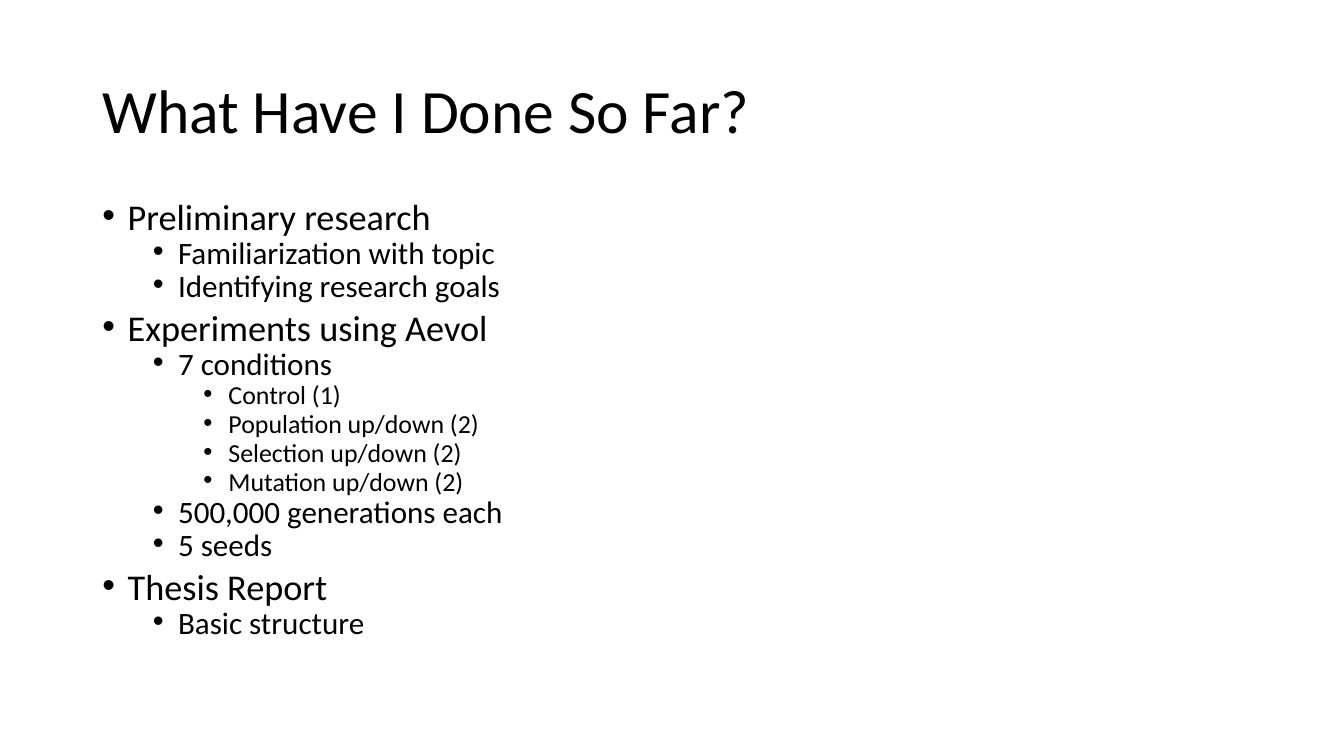
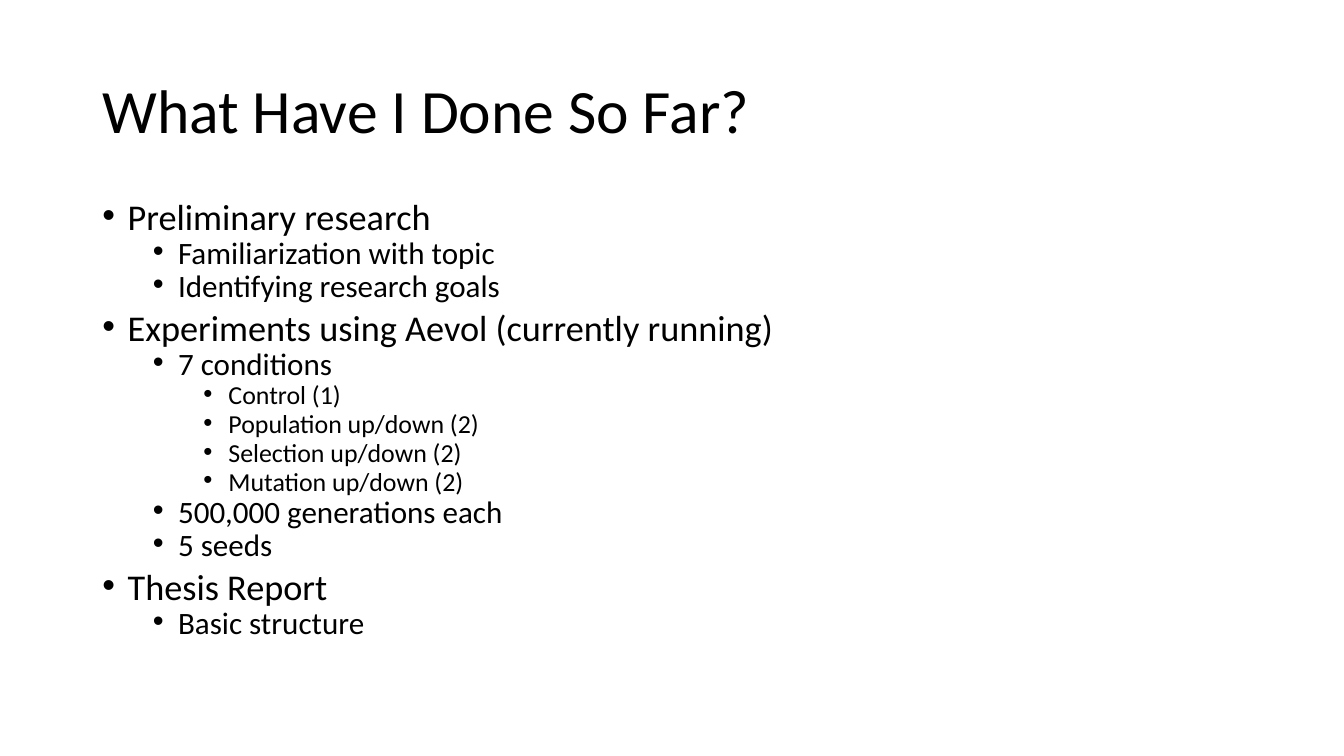
Before and after one commit to davisbk/thesis, a slide deck: slide 11 of doc/Presentation_to_Anika01.pptx (slide 7 before the commit). Drawn at 1344x756 pixels with LibreOffice and Linux fonts; fonts in the diff are those of the drawing. Boxes give left, top, right and bottom in pixels: in the first picture for what was removed or moved away, otherwise in the second. Text is boxed around its words. In the diff, an @@ line names an element or a change of style, - is before the commit and + after.

```diff
--- a/doc/Presentation_to_Anika01.pptx
+++ b/doc/Presentation_to_Anika01.pptx
@@ text at [128, 314, 773, 348]: text changed @@
-• Experiments using Aevol
+• Experiments using Aevol (currently running)
```
Also in this commit, not shown: 6 other slides changed, 5 slides added, 1 slide removed.
